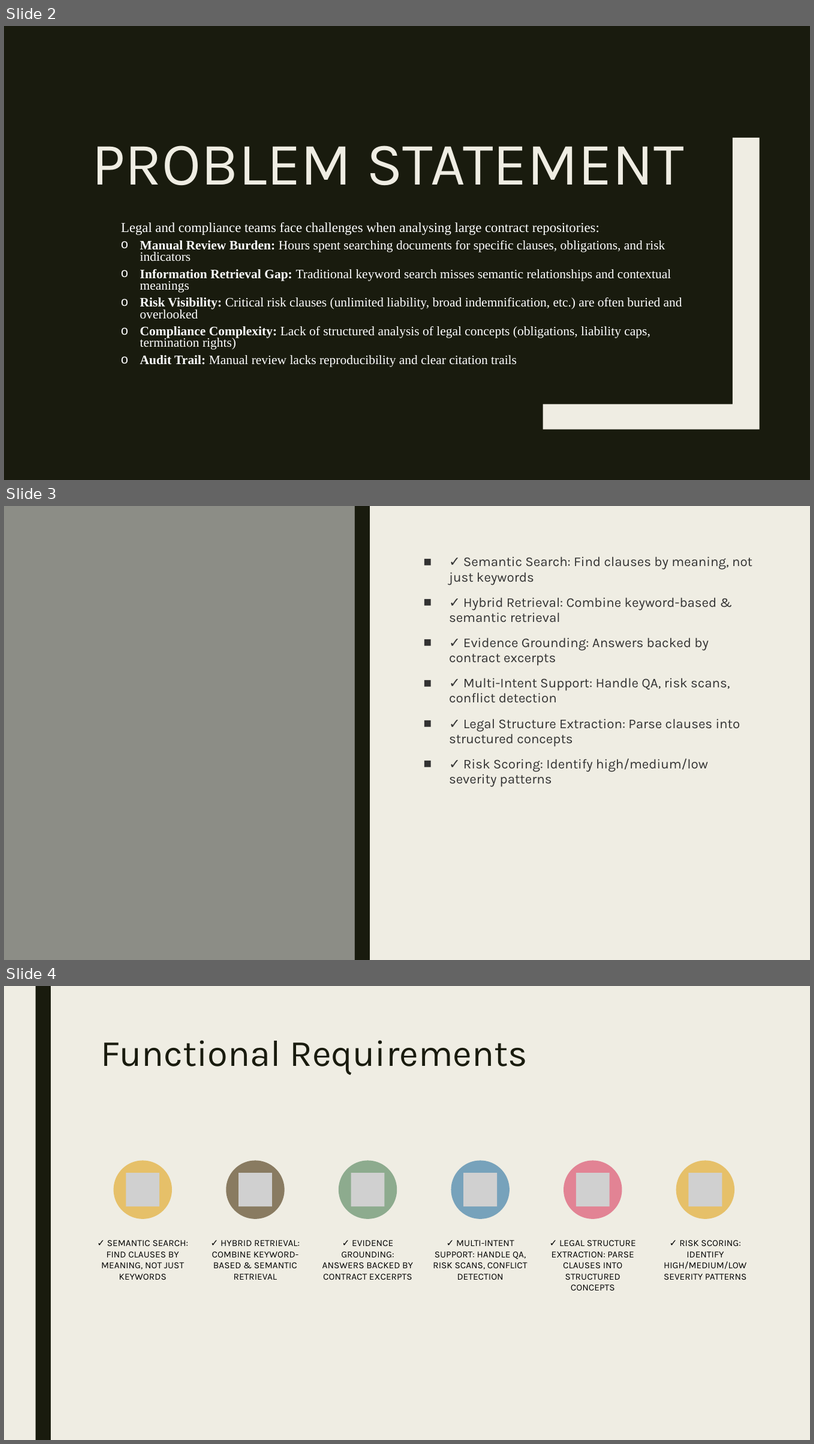
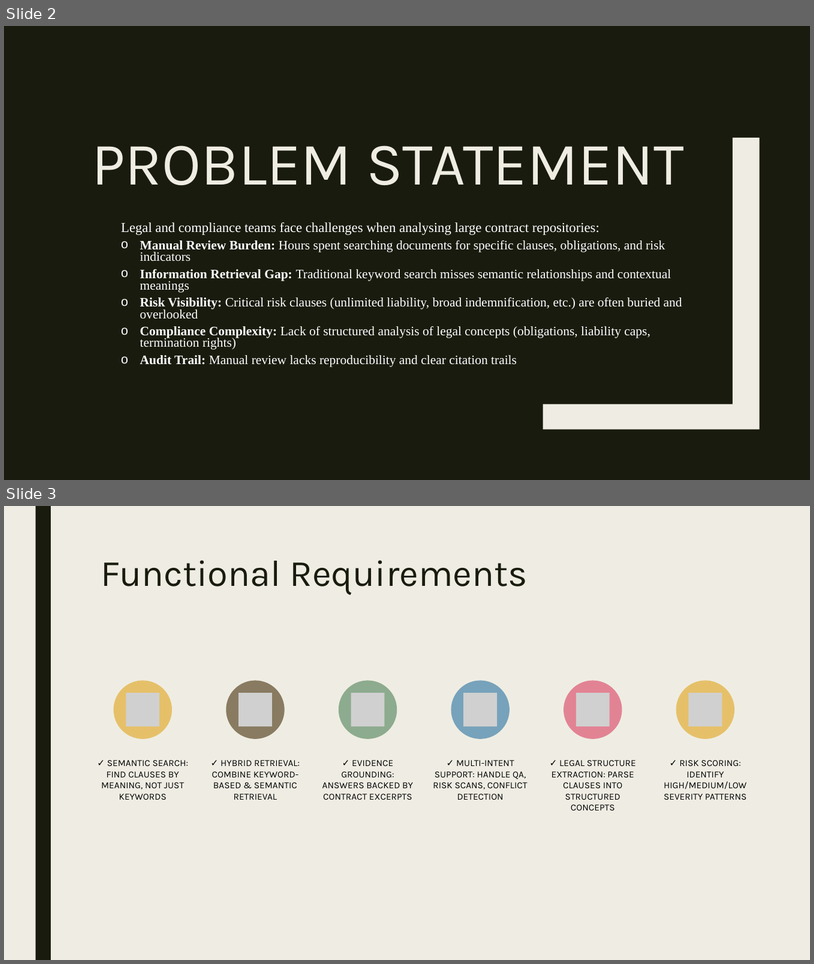
Before and after one commit to mlokendra/Multi_agent_Rag, a slide deck: Contract RAG Prototype.pptx. Shown one above the other, each under a label of ours: slides 2, 3 and 4 before the commit, slides 2 and 3 after it. The pictures are 814x1444 and 814x964 pixels, drawn with LibreOffice and Linux fonts; fonts in the diff are those of the drawing; grey boxes stand for pictures. Boxes give left, top, right and bottom in pixels: in the first picture for what was removed or moved away, otherwise in the second. Text is boxed around its words. In the diff, an @@ line names an element or a change of style, - is before the commit and + after.

```diff
--- a/Contract RAG Prototype.pptx
+++ b/Contract RAG Prototype.pptx
@@ slide 3 removed at (x1=4, y1=506, x2=810, y2=960), background #EFEDE3 @@
@@ rectangle removed at (x1=4, y1=506, x2=355, y2=960) @@
@@ rectangle removed at (x1=355, y1=506, x2=370, y2=960) @@
@@ text removed at (x1=449, y1=556, x2=753, y2=787) @@
-■ ✓ Semantic Search: Find clauses by meaning, not just keywords
-■ ✓ Hybrid Retrieval: Combine keyword-based & semantic retrieval
-■ ✓ Evidence Grounding: Answers backed by contract excerpts
-■ ✓ Multi-Intent Support: Handle QA, risk scans, conflict detection
-■ ✓ Legal Structure Extraction: Parse clauses into structured concepts
-■ ✓ Risk Scoring: Identify high/medium/low severity patterns
@@ what was slide 4 is now slide 3 @@
```
Also in this commit, not shown: 10 other files.
